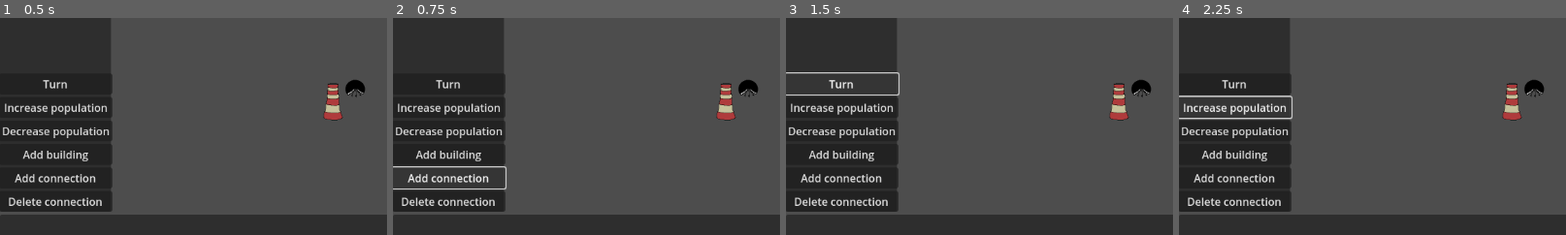
Above: before the commit, frames 1-4 (left to right).
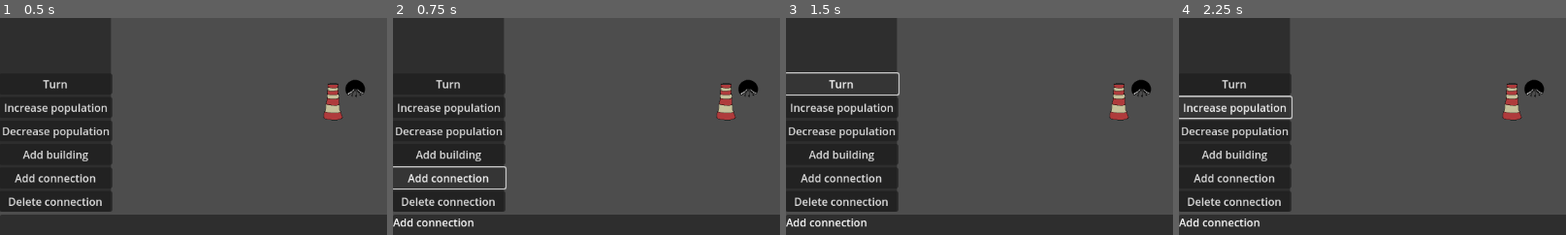
Above: after the commit, the same moments.

Repository: Roling551/td
Game: Godot game, scene res://scenes/node_2d.tscn
Two runs of this game, one before a commit and one after it. Both use one fixed random seed, a clock stepped at 60 frames per second and the inputs below.
Inputs:
- Up to frame 1 (0.5 s): no input
- Up to frame 2 (0.75 s): click "Add connection" at 0.5 s
- Up to frame 3 (1.5 s): click "Turn" at 1.25 s
- Up to frame 4 (2.25 s): click "Increase population" at 2 s
The pictures show only the part of the screen within x 0-50%, y 36-86%; the shares and areas given below are measured in that part.

Frame 1 is identical in both runs. In frame 2, 0.4% of the frame differs, in the area x 0-21%, y 92-97%; in frame 3, 0.4%; in frame 4, 0.4%.

Commit message:
Make adding connection repeatable

Diff:
--- a/scripts/main/DevActions.gd
+++ b/scripts/main/DevActions.gd
@@ -33,7 +33,8 @@
 			if second_value != null && BuildingTile.can_tiles_connect(first_value, second_value):
 				first_value.connect_tile(second_value)
 				second_value.connect_tile(first_value)
-				main.connections_list.add_connetion(first_value, first_tile_map, first_tile_position, second_value, tile_map, tile_position)
+				main.connections_list.add_connetion(first_value, first_tile_map, first_tile_position, second_value, tile_map, tile_position),
+		LabelUiElement.new("Add connection")
 	)
 
 func _ready():
--- a/scripts/main/MainUI.gd
+++ b/scripts/main/MainUI.gd
@@ -25,22 +25,20 @@
 		active_ui.deactivate_ui()
 	change_ui(ui)
 
-func set_2_point_action(first_click_condition, get_first_value, action):
-
-	var click_1 = func(tile_map_1, tile_position_1):
+func _get_2_point_action_function(first_click_condition, get_first_value, action):
+	return func(tile_map_1, tile_position_1):
 		if first_click_condition.call(tile_map_1, tile_position_1):
 			var first_value = get_first_value.call(tile_map_1, tile_position_1)
 			main.tile_map_actions.set_click_function(
 				func(tile_map_2, tile_position_2):
 					action.call(first_value, tile_map_1, tile_position_1, tile_map_2, tile_position_2)
-					main.tile_map_actions.set_click_function(default_action)
+					main.tile_map_actions.set_click_function(_get_2_point_action_function(first_click_condition, get_first_value, action))
 			)
 
-	main.tile_map_actions.set_click_function(click_1)
 
-	if active_ui:
-		active_ui.deactivate_ui()
-		active_ui = null
+func set_2_point_action(first_click_condition, get_first_value, action, ui = null):
+	change_ui(ui)
+	main.tile_map_actions.set_click_function(_get_2_point_action_function(first_click_condition, get_first_value, action))
 
 func change_ui(new_ui):
 	if active_ui==new_ui:
